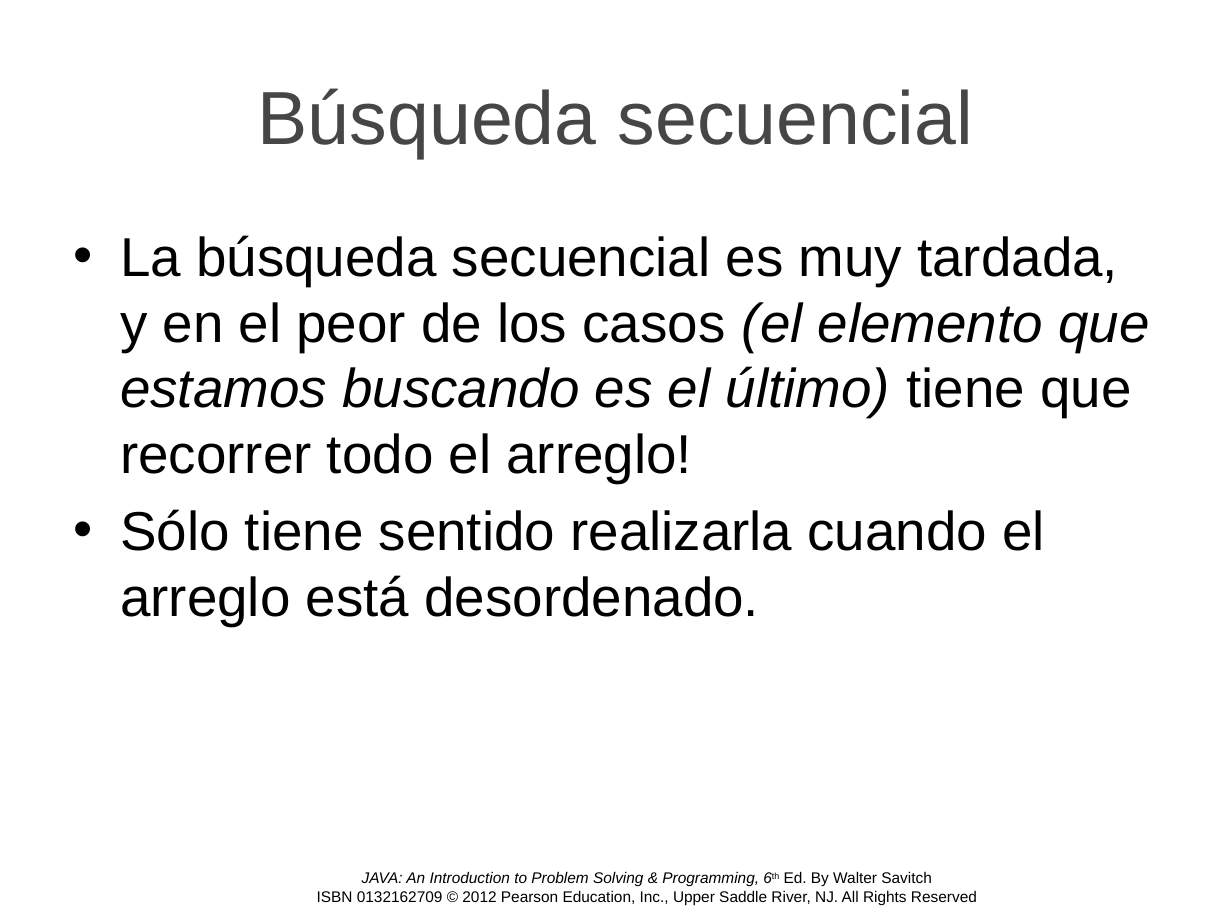
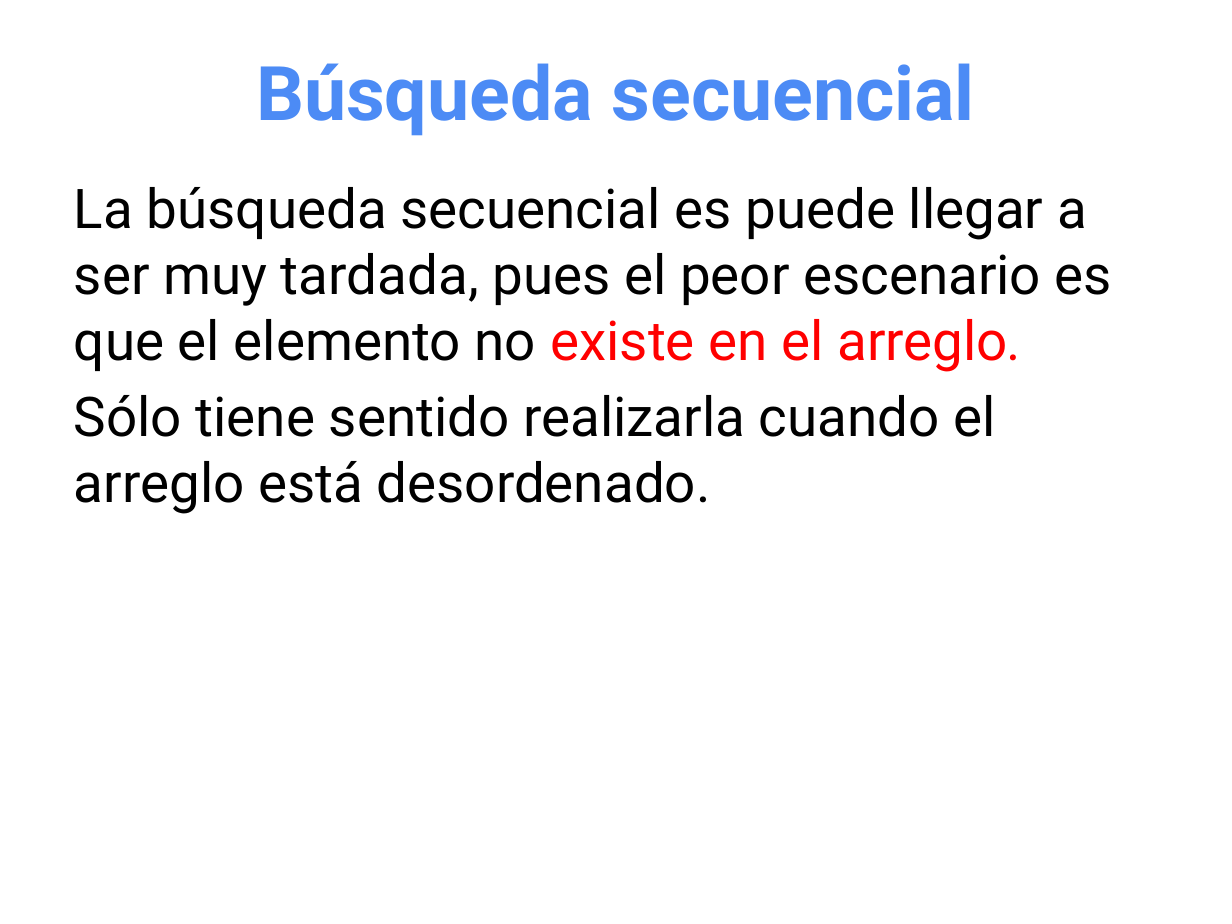
Before and after one commit to OMardil/INFO2, a slide deck: slide 7 of MOD02_Algoritmos_de_ordenamiento_y_busqueda/01 Presentacion/INFO2_MOD2-Ordenamiento_y_Busqueda.pptx (slide 6 before the commit). Drawn at 1232x924 pixels with LibreOffice and Linux fonts; fonts in the diff are those of the drawing; background and template pictures are left out. Boxes give left, top, right and bottom in pixels: in the first picture for what was removed or moved away, otherwise in the second. Text is boxed around its words. In the diff, an @@ line names an element or a change of style, - is before the commit and + after.

```diff
--- a/MOD02_Algoritmos_de_ordenamiento_y_busqueda/01 Presentacion/INFO2_MOD2-Ordenamiento_y_Busqueda.pptx
+++ b/MOD02_Algoritmos_de_ordenamiento_y_busqueda/01 Presentacion/INFO2_MOD2-Ordenamiento_y_Busqueda.pptx
@@ title "Búsqueda secuencial" at [256, 63, 975, 136]: font Arial to Roboto, text colour #464646 to #4C8BF5, bold on @@
@@ text "La búsqueda secuencial es puede ...": place and size @@
-text "La búsqueda secuencial es puede ..." at [120, 235, 1149, 626]
+text "La búsqueda secuencial es puede ..." at [74, 187, 1112, 514]
@@ text at [74, 187, 1112, 372]: text changed; font Arial to Roboto @@
-• La búsqueda secuencial es muy tardada, y en el peor de los casos (el elemento que estamos buscando es el último) tiene que recorrer todo el arreglo!
+La búsqueda secuencial es puede llegar a ser muy tardada, pues el peor escenario es que el elemento no existe en el arreglo.
@@ text at [74, 395, 995, 514]: font Arial to Roboto in "Sólo tiene sentido realizarla cuando el arreglo ..."; bullet • to none @@
@@ text removed at [317, 871, 977, 905] @@
-JAVA: An Introduction to Problem Solving & Programming, 6th Ed. By Walter Savitch
-ISBN 0132162709 © 2012 Pearson Education, Inc., Upper Saddle River, NJ. All Rights Reserved
```
Also in this commit, not shown: 21 other slides changed, 2 slides added, 1 slide removed, 1 other file.
